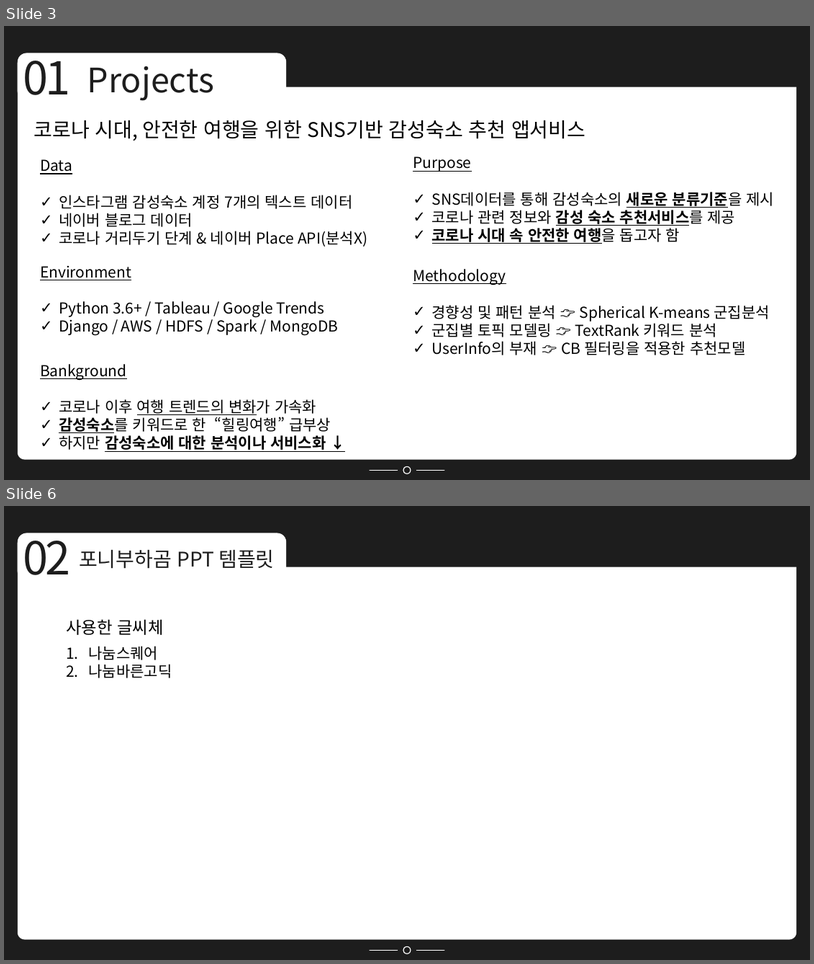
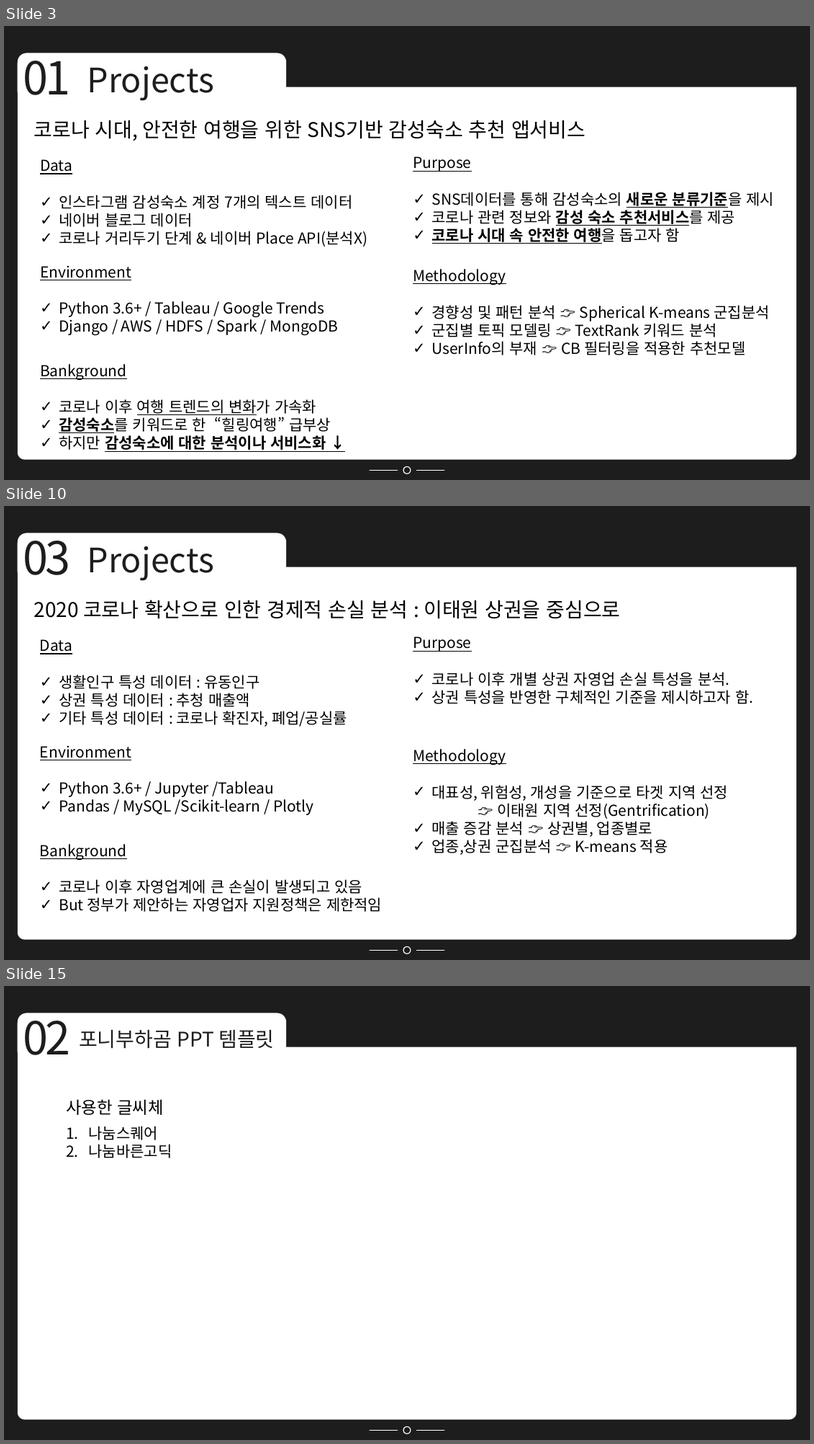
Before and after one commit to Minsung-commit/TIL, a slide deck: 포트폴리오 NEW.pptx. Shown one above the other, each under a label of ours: slides 3 and 6 before the commit, slides 3, 10 and 15 after it; the slides between them are not shown. The pictures are 814x964 and 814x1444 pixels, drawn with LibreOffice and Linux fonts; fonts in the diff are those of the drawing. Boxes give left, top, right and bottom in pixels: in the first picture for what was removed or moved away, otherwise in the second. Text is boxed around its words. In the diff, an @@ line names an element or a change of style, - is before the commit and + after.

```diff
--- a/포트폴리오 NEW.pptx
+++ b/포트폴리오 NEW.pptx
@@ slide 10 added at bbox=[4, 506, 810, 960], background #1D1D1D; not listed: 6 template elements that a slide beside it also shows @@
@@ text added at bbox=[23, 529, 70, 575], 54 pt, text #1D1D1D @@
+03
@@ text added at bbox=[88, 546, 214, 581], 40 pt, text #1D1D1D @@
+Projects
@@ text added at bbox=[34, 600, 621, 619], 24 pt, text #000000 @@
+2020 코로나 확산으로 인한 경제적 손실 분석 : 이태원 상권을 중심으로
@@ text added at bbox=[40, 639, 347, 726], 18 pt, text #000000 @@
+Data
+✓ 생활인구 특성 데이터 : 유동인구
+✓ 상권 특성 데이터 : 추청 매출액
+✓ 기타 특성 데이터 : 코로나 확진자, 폐업/공실률
@@ text added at bbox=[413, 636, 754, 704], 18 pt, text #000000 @@
+Purpose
+✓ 코로나 이후 개별 상권 자영업 손실 특성을 분석.
+✓ 상권 특성을 반영한 구체적인 기준을 제시하고자 함.
@@ text added at bbox=[40, 746, 314, 815], 18 pt, text #000000 @@
+Environment
+✓ Python 3.6+ / Jupyter /Tableau
+✓ Pandas / MySQL /Scikit-learn / Plotly
@@ text added at bbox=[413, 749, 729, 854], 18 pt, text #000000 @@
+Methodology
+✓ 대표성, 위험성, 개성을 기준으로 타겟 지역 선정
+👉 이태원 지역 선정(Gentrification)
+✓ 매출 증감 분석 👉 상권별, 업종별로
+✓ 업종,상권 군집분석 👉 K-means 적용
@@ text added at bbox=[40, 844, 382, 911], 18 pt, text #000000 @@
+Bankground
+✓ 코로나 이후 자영업계에 큰 손실이 발생되고 있음
+✓ But 정부가 제안하는 자영업자 지원정책은 제한적임
@@ what was slide 6 is now slide 15 @@
```
Also in this commit, not shown: 1 slide changed, 9 other slides added, 1 slide removed.
